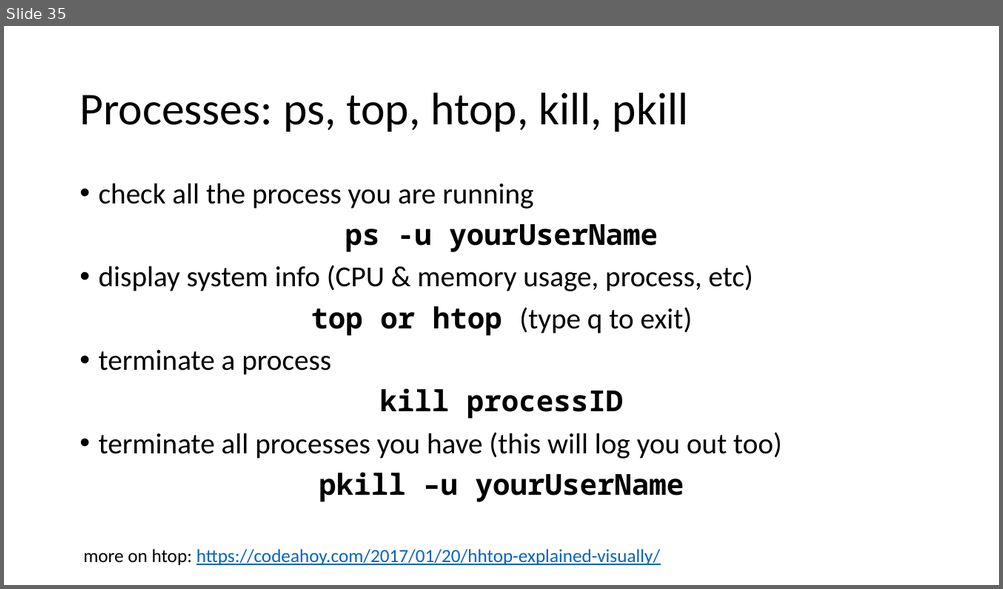
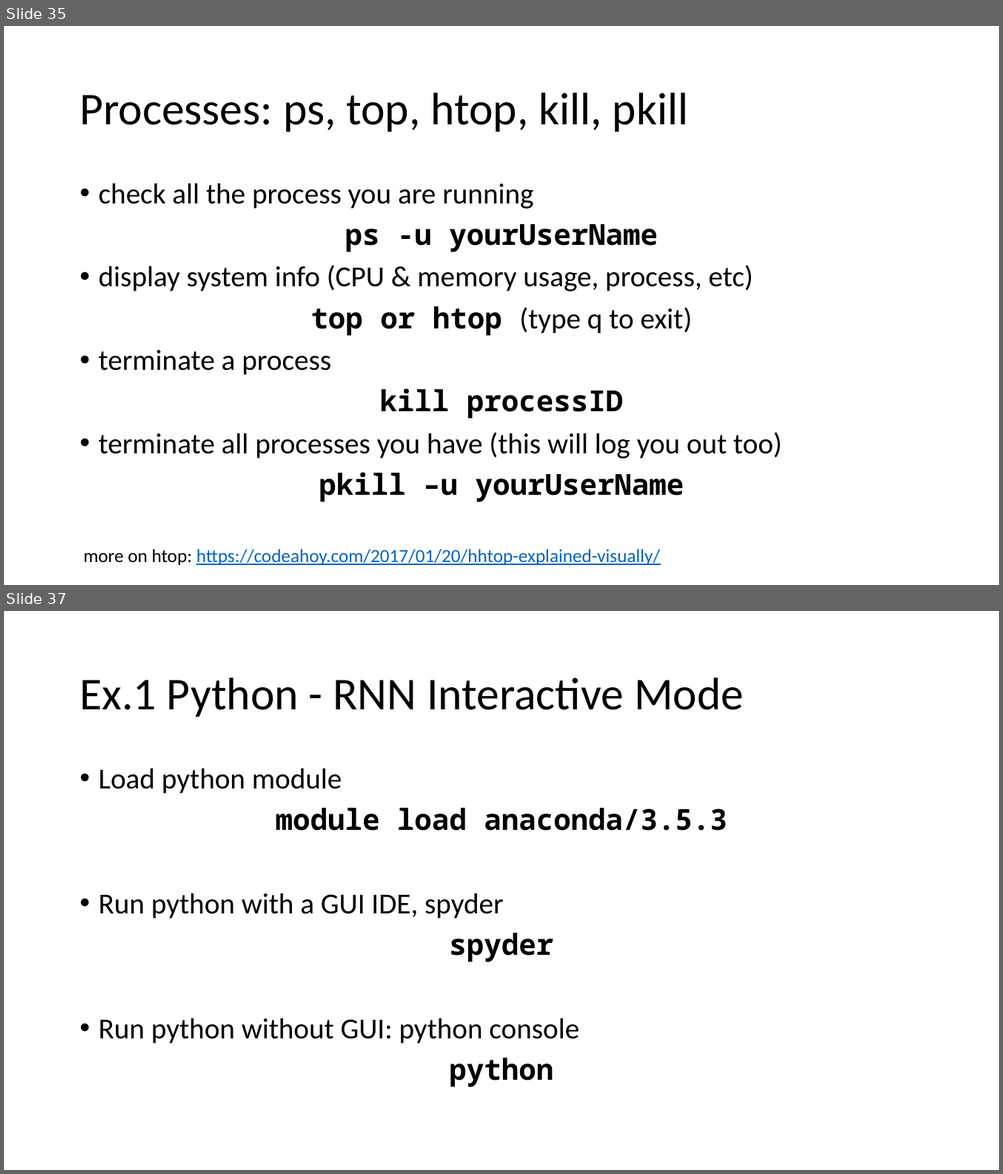
Before and after one commit to tdmdal/rrn-workshop, a slide deck: rrn_intro.pptx. Shown one above the other, each under a label of ours: slide 35 before the commit, slides 35 and 37 after it; the slides between them are not shown. The pictures are 1003x589 and 1003x1174 pixels, drawn with LibreOffice and Linux fonts; fonts in the diff are those of the drawing. Boxes give left, top, right and bottom in pixels: in the first picture for what was removed or moved away, otherwise in the second. Text is boxed around its words. In the diff, an @@ line names an element or a change of style, - is before the commit and + after.

Commit message:
added python example

```diff
--- a/rrn_intro.pptx
+++ b/rrn_intro.pptx
@@ slide 37 added at <box>4,611,999,1170</box>, background #FFFFFF @@
@@ title added at <box>79,678,743,717</box>, 44 pt, text #000000 @@
+Ex.1 Python - RNN Interactive Mode
@@ text added at <box>99,768,727,1088</box>, 28 pt, text #000000 @@
+• Load python module
+module load anaconda/3.5.3
+• Run python with a GUI IDE, spyder
+spyder
+• Run python without GUI: python console
+python
```
Also in this commit, not shown: 7 slides changed, 9 other slides added, 2 other files.
